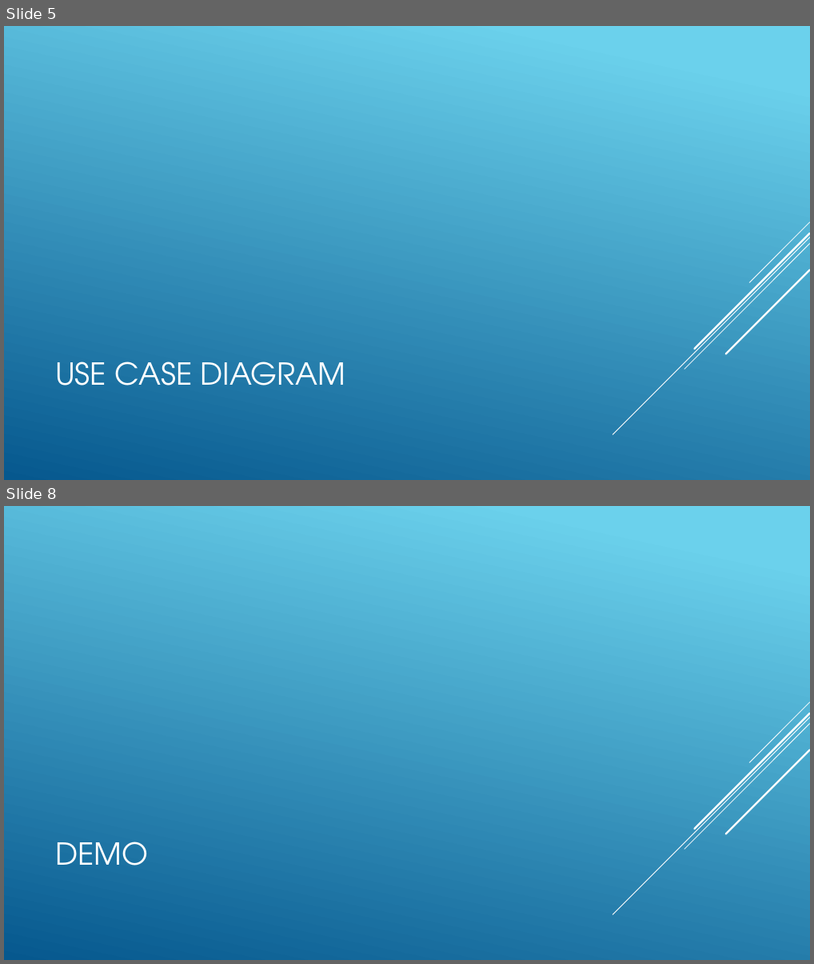
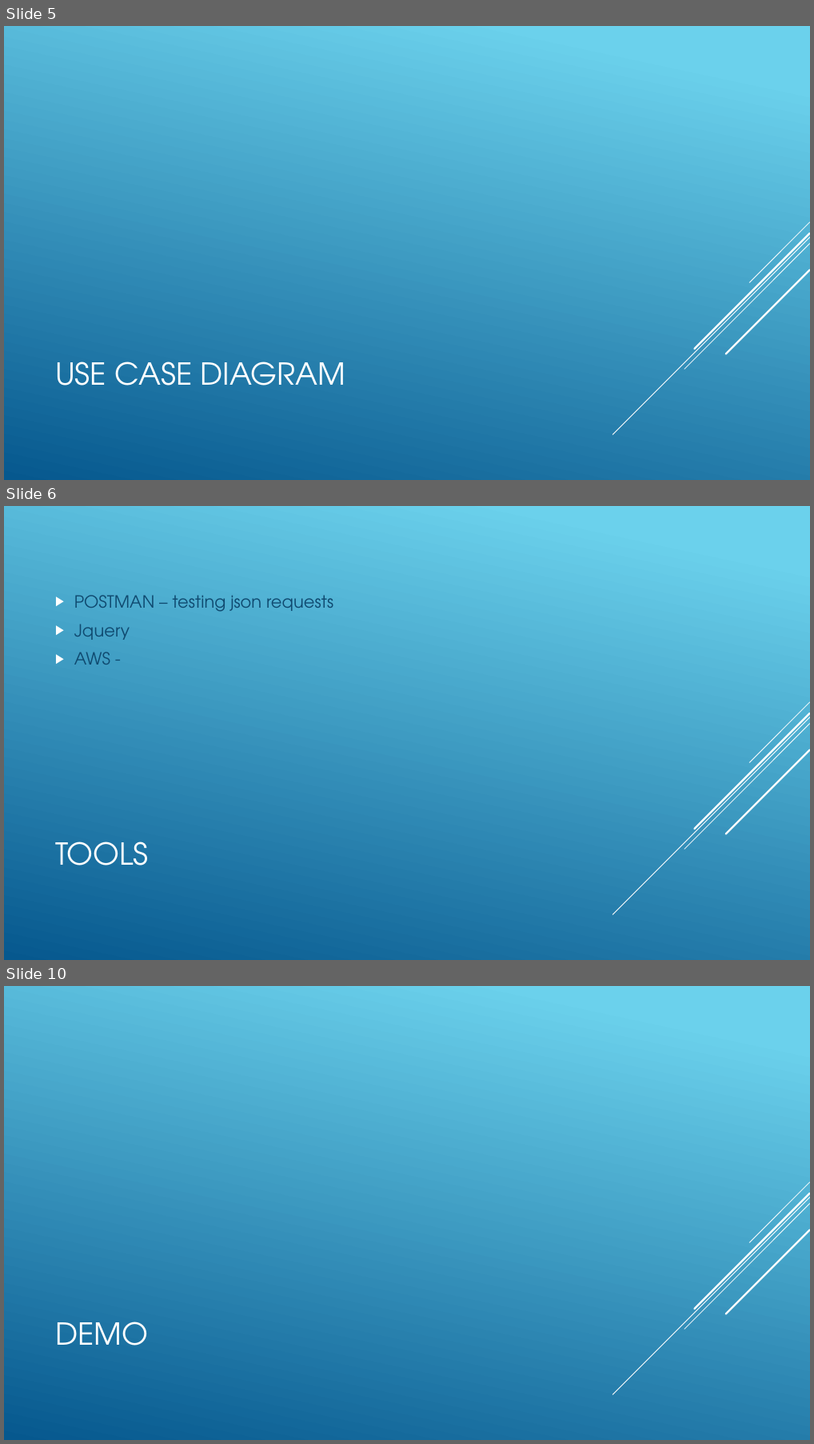
Before and after one commit to cosmos1255/DJs, a slide deck: Contact Manager.pptx. Shown one above the other, each under a label of ours: slides 5 and 8 before the commit, slides 5, 6 and 10 after it; the slides between them are not shown. The pictures are 814x964 and 814x1444 pixels, drawn with LibreOffice and Linux fonts; fonts in the diff are those of the drawing. Boxes give left, top, right and bottom in pixels: in the first picture for what was removed or moved away, otherwise in the second. Text is boxed around its words. In the diff, an @@ line names an element or a change of style, - is before the commit and + after.

```diff
--- a/Contact Manager.pptx
+++ b/Contact Manager.pptx
@@ slide 6 added at [4, 506, 810, 960], background gradient #6ED2EB to #06588E; not listed: 5 template elements that a slide beside it also shows @@
@@ text added at [74, 595, 334, 664], 20 pt, text #0F496F @@
+▶ POSTMAN – testing json requests
+▶ Jquery
+▶ AWS -
@@ title added at [55, 841, 149, 865], 36 pt, text #FFFFFF @@
+TOOLS
@@ what was slide 8 is now slide 10 @@
```
Also in this commit, not shown: 4 slides changed, 1 other slide added.
